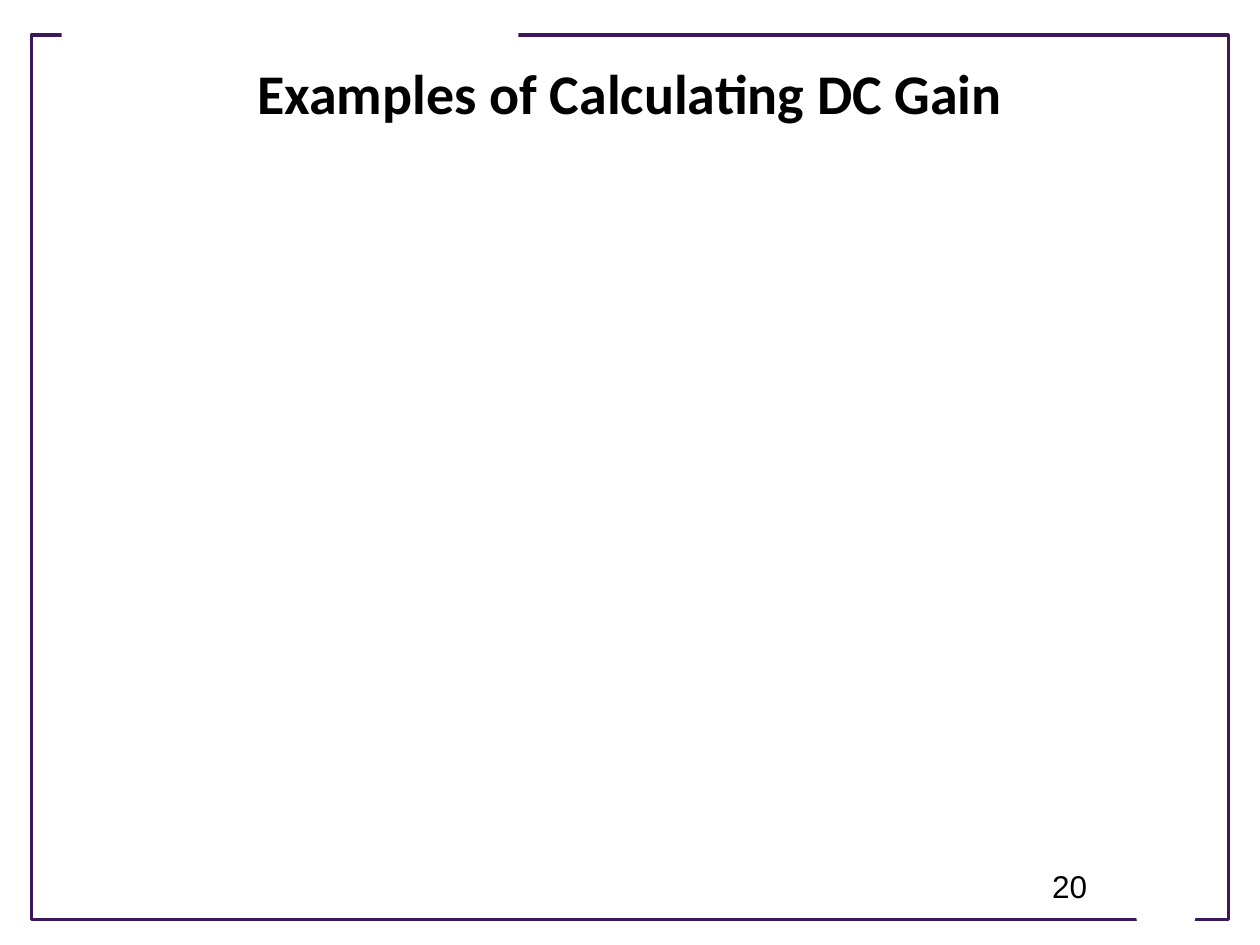
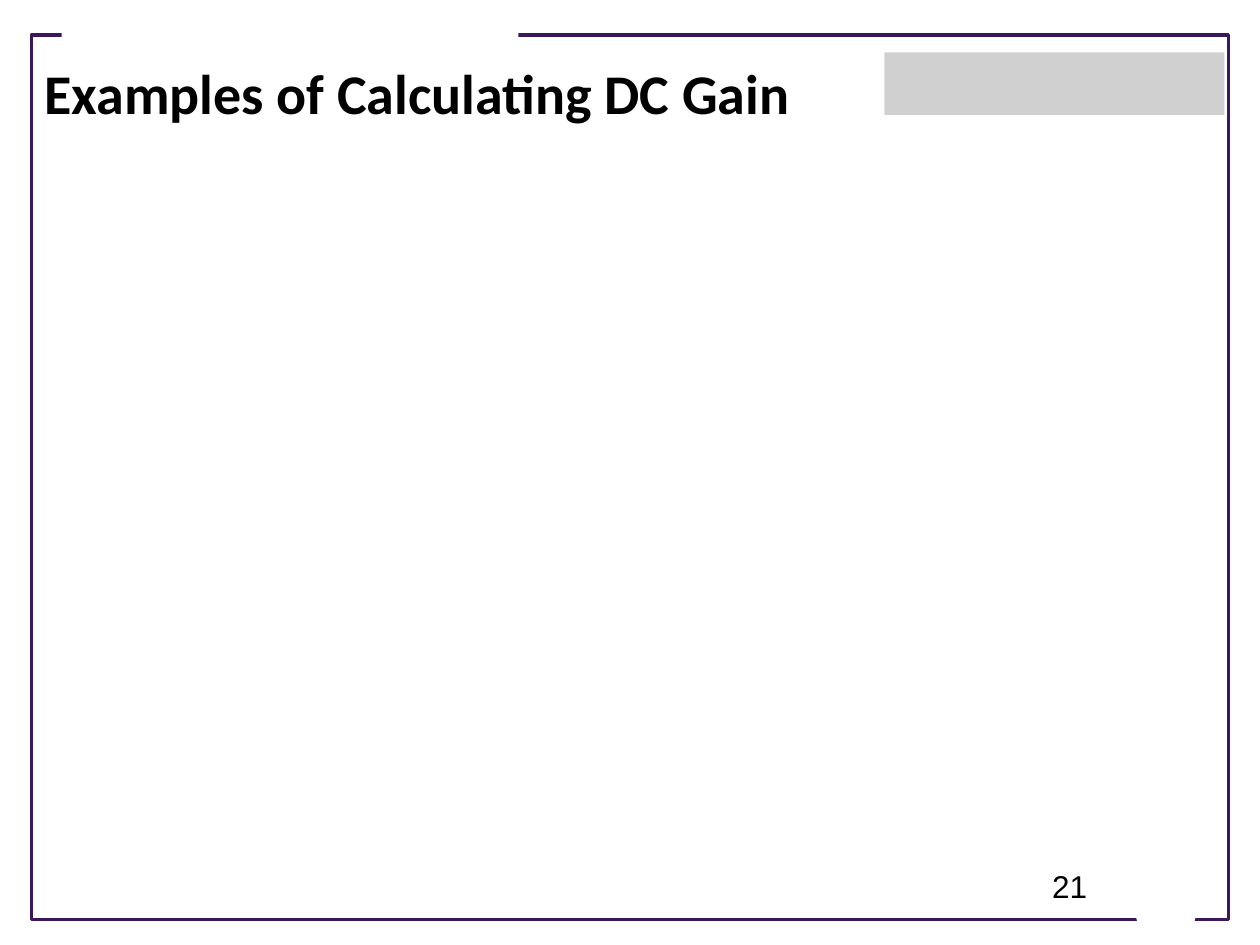
Before and after one commit to joseph-hellerstein/advanced-controls-lectures, a slide deck: slide 21 of classes/winter_2023/lectures/lecture_09-linear_time_invariant_systems/linear_time_invariant_systems.pptx (slide 20 before the commit). Drawn at 1260x945 pixels with LibreOffice and Linux fonts; fonts in the diff are those of the drawing; grey boxes stand for pictures; background and template pictures are left out. Boxes give left, top, right and bottom in pixels: in the first picture for what was removed or moved away, otherwise in the second. Text is boxed around its words. In the diff, an @@ line names an element or a change of style, - is before the commit and + after.

```diff
--- a/classes/winter_2023/lectures/lecture_09-linear_time_invariant_systems/linear_time_invariant_systems.pptx
+++ b/classes/winter_2023/lectures/lecture_09-linear_time_invariant_systems/linear_time_invariant_systems.pptx
@@ title "Examples of Calculating DC Gain": place and size @@
-title "Examples of Calculating DC Gain" at [257, 74, 1002, 124]
+title "Examples of Calculating DC Gain" at [44, 74, 789, 124]
@@ picture added at [885, 53, 1225, 116] @@
@@ page number at [1052, 876, 1087, 898]: text changed @@
-20
+21
```
Also in this commit, not shown: 4 other slides changed, 1 slide added, 4 other files.
